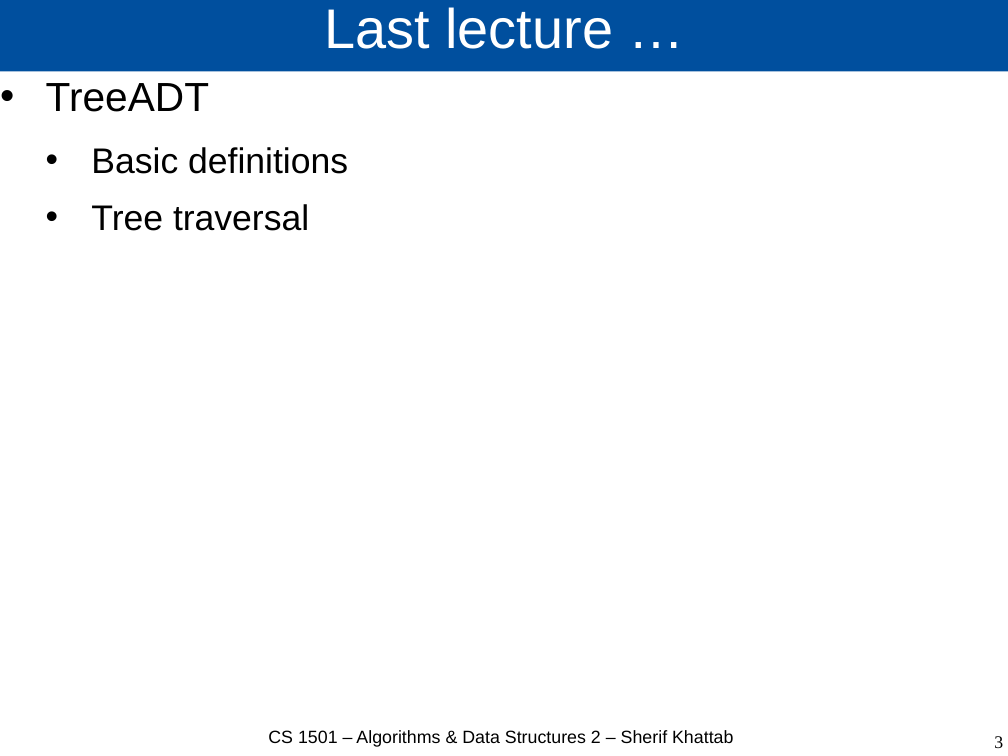
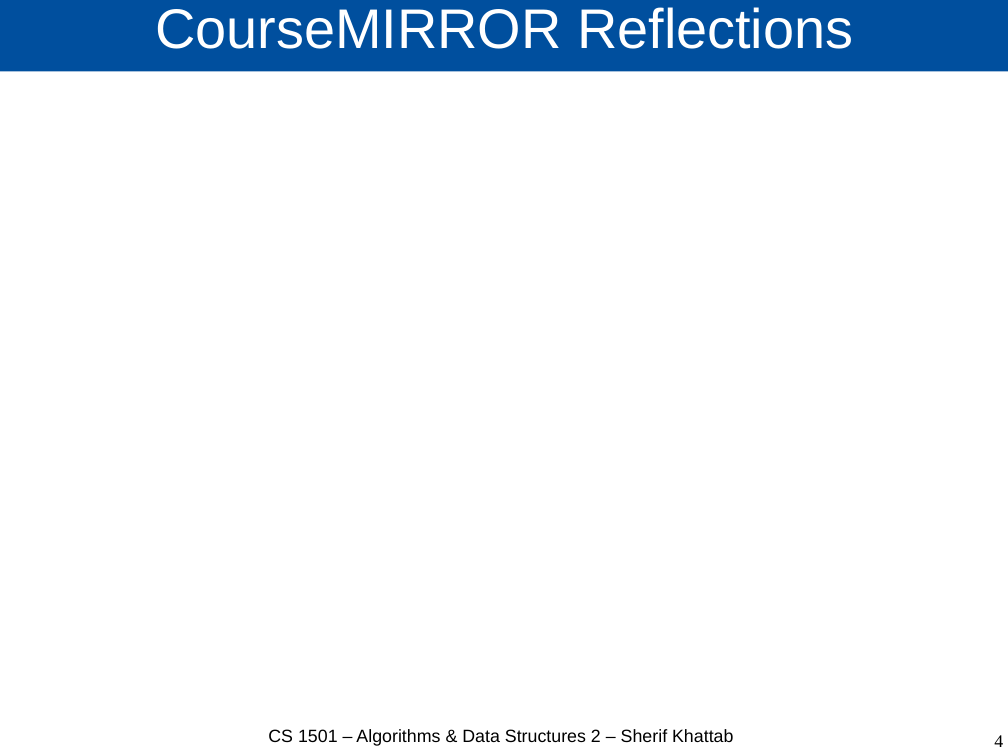
Before and after one commit to cs1501-2224/handouts, a slide deck: slide 4 of DraftSlides/Lecture5.pptx (slide 3 before the commit). Drawn at 1008x756 pixels with LibreOffice and Linux fonts; fonts in the diff are those of the drawing. Boxes give left, top, right and bottom in pixels: in the first picture for what was removed or moved away, otherwise in the second. Text is boxed around its words. In the diff, an @@ line names an element or a change of style, - is before the commit and + after.

```diff
--- a/DraftSlides/Lecture5.pptx
+++ b/DraftSlides/Lecture5.pptx
@@ title at (155,7,853,49): text changed @@
-Last lecture …
+CourseMIRROR Reflections
@@ text removed at (46,83,348,231) @@
-• TreeADT
-  • Basic definitions
-  • Tree traversal
@@ page number at (994,735,1003,747): text changed @@
-3
+4
```
Also in this commit, not shown: 3 other slides changed, 1 slide added, 12 slides removed, 2 other files.
